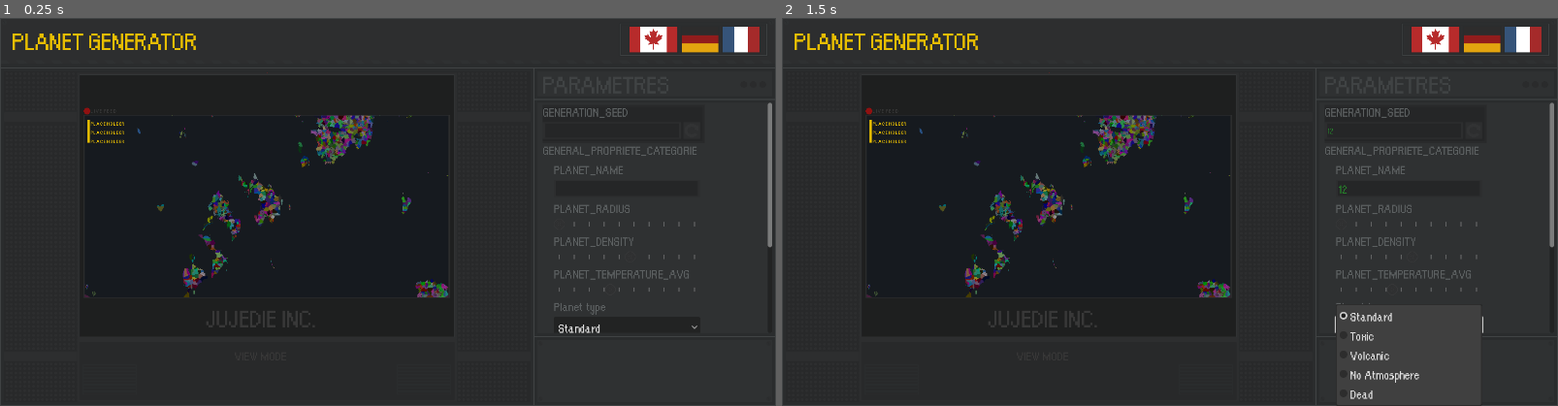
Above: before the commit, frames 1-2 (left to right).
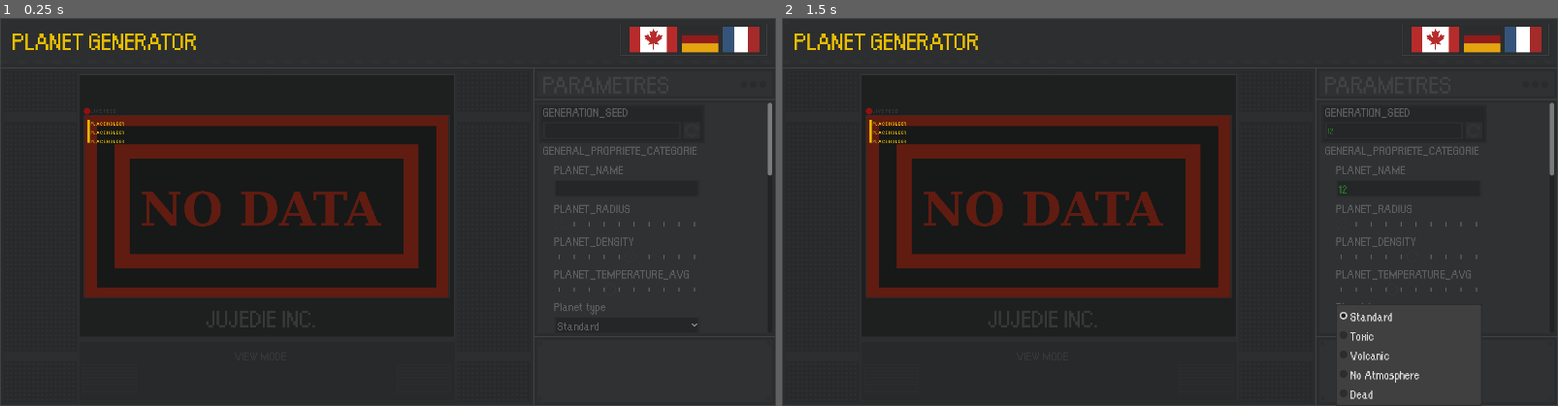
Above: after the commit, the same moments.

Repository: Jujedie/PlanetGenerator
Game: Godot game, scene res://data/scn/master.tscn
Same seed, same stepped clock (60 frames per second), same inputs: the game is played once before the commit and once after it.
Inputs (mouse positions are in pixels of both pictures, inside the frame that each line leads up to):
- Up to frame 1 (0.25 s): no input
- Up to frame 2 (1.5 s): click (1395, 130) at 0.52 s; type "12" at 0.6 s; click (1410, 188) at 0.75 s; type "12" at 0.83 s; click "Standard" at 1.25 s

The runs differ from the first frame. In frame 1, 9.9% of the frame differs, in the area x 10-100%, y 25-82%; in frame 2, 9.9%.

Commit message:
fix(ui): Mise à jour de la configuration de rendu et ajout de nouveaux éléments d'interface

Diff:
--- a/data/scn/master.tscn
+++ b/data/scn/master.tscn
@@ -21,6 +21,7 @@
 [ext_resource type="FontFile" uid="uid://bkpe48sacfdbi" path="res://data/font/orange kid.ttf" id="14_dfspw"]
 [ext_resource type="Texture2D" uid="uid://3xmyxgyqhqae" path="res://data/img/UI/Flags/deu_hover.png" id="14_i1wak"]
 [ext_resource type="Texture2D" uid="uid://cbi0bj0w3fdda" path="res://data/img/UI/Flags/fra.png" id="15_1512y"]
+[ext_resource type="Texture2D" uid="uid://dbpq1h24f5bf3" path="res://data/img/UI/line_edit_seed.png" id="15_dbnah"]
 [ext_resource type="Texture2D" uid="uid://dq0lw824bn78y" path="res://data/img/UI/Flags/fra_pressed.png" id="16_dg1b0"]
 [ext_resource type="Texture2D" uid="uid://ba6s45bsvkr1w" path="res://data/img/UI/Flags/fra_hover.png" id="17_svf8o"]
 
@@ -35,6 +36,10 @@
 [sub_resource type="Theme" id="Theme_dbnah"]
 default_font = ExtResource("14_dfspw")
 default_font_size = 25
+
+[sub_resource type="StyleBoxTexture" id="StyleBoxTexture_hvy7f"]
+content_margin_left = 6.0
+texture = ExtResource("15_dbnah")
 
 [node name="Master" type="Node2D"]
 metadata/_edit_lock_ = true
@@ -157,21 +162,21 @@
 offset_bottom = 660.75714
 metadata/_edit_lock_ = true
 
-[node name="Control" type="Control" parent="ImageFrame/Control General"]
+[node name="Control" type="MarginContainer" parent="ImageFrame/Control General"]
 clip_contents = true
 layout_mode = 1
+anchors_preset = -1
 anchor_right = 0.0050000004
 anchor_bottom = 0.009000001
-offset_left = 979.12164
+offset_left = 969.0425
 offset_top = 153.34773
 offset_right = 1386.1014
 offset_bottom = 562.4738
+theme_override_constants/margin_left = 10
 
 [node name="SC Parameters" type="ScrollContainer" parent="ImageFrame/Control General/Control"]
 clip_contents = false
-layout_mode = 0
-offset_right = 413.96686
-offset_bottom = 415.40677
+layout_mode = 2
 metadata/_edit_lock_ = true
 
 [node name="Parameters_tree" type="VBoxContainer" parent="ImageFrame/Control General/Control/SC Parameters"]
@@ -352,6 +357,18 @@
 [node name="LineEdit" type="OptionButton" parent="ImageFrame/Control General/Control/SC Parameters/Parameters_tree/General_Categorie/MarginContainer/Parameters/Planet_Type_Param"]
 layout_mode = 2
 theme = SubResource("Theme_dbnah")
+theme_override_colors/font_color = Color(0.36078432, 0.3764706, 0.38039216, 1)
+theme_override_styles/normal = SubResource("StyleBoxTexture_hvy7f")
+theme_override_styles/normal_mirrored = SubResource("StyleBoxTexture_hvy7f")
+theme_override_styles/pressed = SubResource("StyleBoxTexture_hvy7f")
+theme_override_styles/pressed_mirrored = SubResource("StyleBoxTexture_hvy7f")
+theme_override_styles/hover = SubResource("StyleBoxTexture_hvy7f")
+theme_override_styles/hover_mirrored = SubResource("StyleBoxTexture_hvy7f")
+theme_override_styles/hover_pressed = SubResource("StyleBoxTexture_hvy7f")
+theme_override_styles/hover_pressed_mirrored = SubResource("StyleBoxTexture_hvy7f")
+theme_override_styles/disabled = SubResource("StyleBoxTexture_hvy7f")
+theme_override_styles/disabled_mirrored = SubResource("StyleBoxTexture_hvy7f")
+theme_override_styles/focus = SubResource("StyleBoxTexture_hvy7f")
 selected = 0
 item_count = 5
 popup/item_0/text = "TYPE_DEFAUT"
@@ -365,18 +382,340 @@
 popup/item_4/text = "TYPE_MORTE"
 popup/item_4/id = 4
 
-[node name="Erosion_Tectonic_categorie" type="Label" parent="ImageFrame/Control General/Control/SC Parameters/Parameters_tree"]
-layout_mode = 2
-theme = ExtResource("5_e2i44")
+[node name="VBoxContainer" type="VBoxContainer" parent="ImageFrame/Control General/Control/SC Parameters/Parameters_tree"]
+layout_mode = 2
+
+[node name="Erosion_Tectonic_categorie" type="Label" parent="ImageFrame/Control General/Control/SC Parameters/Parameters_tree/VBoxContainer"]
+layout_mode = 2
+theme = ExtResource("5_e2i44")
+theme_override_colors/font_color = Color(0.36078432, 0.3764706, 0.38039216, 1)
 theme_override_font_sizes/font_size = 25
 text = "EROSION_TECTONIQUE_CATEGORIE"
 metadata/_edit_lock_ = true
 
-[node name="Erosion_Tectonic_parameters" type="VBoxContainer" parent="ImageFrame/Control General/Control/SC Parameters/Parameters_tree/Erosion_Tectonic_categorie"]
-layout_mode = 0
-offset_right = 40.0
-offset_bottom = 40.0
-metadata/_edit_lock_ = true
+[node name="MarginContainer" type="MarginContainer" parent="ImageFrame/Control General/Control/SC Parameters/Parameters_tree/VBoxContainer"]
+layout_mode = 2
+theme_override_constants/margin_left = 20
+
+[node name="Erosion_Tectonic_parameters" type="VBoxContainer" parent="ImageFrame/Control General/Control/SC Parameters/Parameters_tree/VBoxContainer/MarginContainer"]
+layout_mode = 2
+metadata/_edit_lock_ = true
+
+[node name="Terrain_Scale_Param" type="VBoxContainer" parent="ImageFrame/Control General/Control/SC Parameters/Parameters_tree/VBoxContainer/MarginContainer/Erosion_Tectonic_parameters"]
+layout_mode = 2
+
+[node name="Label" type="Label" parent="ImageFrame/Control General/Control/SC Parameters/Parameters_tree/VBoxContainer/MarginContainer/Erosion_Tectonic_parameters/Terrain_Scale_Param"]
+layout_mode = 2
+theme = ExtResource("5_e2i44")
+theme_override_colors/font_color = Color(0.36078432, 0.3764706, 0.38039216, 1)
+theme_override_font_sizes/font_size = 25
+text = "TERRAIN_SCALE"
+
+[node name="LineEdit" type="HSlider" parent="ImageFrame/Control General/Control/SC Parameters/Parameters_tree/VBoxContainer/MarginContainer/Erosion_Tectonic_parameters/Terrain_Scale_Param"]
+layout_mode = 2
+theme_override_icons/grabber = ExtResource("10_gg1ai")
+theme_override_icons/grabber_highlight = ExtResource("11_lb8ov")
+theme_override_icons/grabber_disabled = ExtResource("11_lb8ov")
+theme_override_styles/slider = ExtResource("12_g0s8p")
+theme_override_styles/grabber_area = ExtResource("12_g0s8p")
+theme_override_styles/grabber_area_highlight = ExtResource("13_dfspw")
+max_value = 10000.0
+step = 50.0
+value = 150.0
+allow_greater = true
+tick_count = 10
+ticks_on_borders = true
+ticks_position = 3
+
+[node name="Erosions_Iterations_Param" type="VBoxContainer" parent="ImageFrame/Control General/Control/SC Parameters/Parameters_tree/VBoxContainer/MarginContainer/Erosion_Tectonic_parameters"]
+layout_mode = 2
+
+[node name="Label" type="Label" parent="ImageFrame/Control General/Control/SC Parameters/Parameters_tree/VBoxContainer/MarginContainer/Erosion_Tectonic_parameters/Erosions_Iterations_Param"]
+layout_mode = 2
+theme = ExtResource("5_e2i44")
+theme_override_colors/font_color = Color(0.36078432, 0.3764706, 0.38039216, 1)
+theme_override_font_sizes/font_size = 25
+text = "EROSION_ITERATIONS"
+
+[node name="LineEdit" type="HSlider" parent="ImageFrame/Control General/Control/SC Parameters/Parameters_tree/VBoxContainer/MarginContainer/Erosion_Tectonic_parameters/Erosions_Iterations_Param"]
+layout_mode = 2
+theme_override_icons/grabber = ExtResource("10_gg1ai")
+theme_override_icons/grabber_highlight = ExtResource("11_lb8ov")
+theme_override_icons/grabber_disabled = ExtResource("11_lb8ov")
+theme_override_styles/slider = ExtResource("12_g0s8p")
+theme_override_styles/grabber_area = ExtResource("12_g0s8p")
+theme_override_styles/grabber_area_highlight = ExtResource("13_dfspw")
+min_value = 1.0
+max_value = 5000.0
+value = 100.0
+allow_greater = true
+tick_count = 10
+ticks_on_borders = true
+ticks_position = 3
+
+[node name="Erosion_Rate_Param" type="VBoxContainer" parent="ImageFrame/Control General/Control/SC Parameters/Parameters_tree/VBoxContainer/MarginContainer/Erosion_Tectonic_parameters"]
+layout_mode = 2
+
+[node name="Label" type="Label" parent="ImageFrame/Control General/Control/SC Parameters/Parameters_tree/VBoxContainer/MarginContainer/Erosion_Tectonic_parameters/Erosion_Rate_Param"]
+layout_mode = 2
+theme = ExtResource("5_e2i44")
+theme_override_colors/font_color = Color(0.36078432, 0.3764706, 0.38039216, 1)
+theme_override_font_sizes/font_size = 25
+text = "EROSION_RATE"
+
+[node name="LineEdit" type="HSlider" parent="ImageFrame/Control General/Control/SC Parameters/Parameters_tree/VBoxContainer/MarginContainer/Erosion_Tectonic_parameters/Erosion_Rate_Param"]
+layout_mode = 2
+theme_override_icons/grabber = ExtResource("10_gg1ai")
+theme_override_icons/grabber_highlight = ExtResource("11_lb8ov")
+theme_override_icons/grabber_disabled = ExtResource("11_lb8ov")
+theme_override_styles/slider = ExtResource("12_g0s8p")
+theme_override_styles/grabber_area = ExtResource("12_g0s8p")
+theme_override_styles/grabber_area_highlight = ExtResource("13_dfspw")
+min_value = 0.01
+max_value = 1.0
+step = 0.01
+value = 0.05
+allow_greater = true
+tick_count = 10
+ticks_on_borders = true
+ticks_position = 3
+
+[node name="Rain_Rate_Param" type="VBoxContainer" parent="ImageFrame/Control General/Control/SC Parameters/Parameters_tree/VBoxContainer/MarginContainer/Erosion_Tectonic_parameters"]
+layout_mode = 2
+
+[node name="Label" type="Label" parent="ImageFrame/Control General/Control/SC Parameters/Parameters_tree/VBoxContainer/MarginContainer/Erosion_Tectonic_parameters/Rain_Rate_Param"]
+layout_mode = 2
+theme = ExtResource("5_e2i44")
+theme_override_colors/font_color = Color(0.36078432, 0.3764706, 0.38039216, 1)
+theme_override_font_sizes/font_size = 25
+text = "RAIN_RATE"
+
+[node name="LineEdit" type="HSlider" parent="ImageFrame/Control General/Control/SC Parameters/Parameters_tree/VBoxContainer/MarginContainer/Erosion_Tectonic_parameters/Rain_Rate_Param"]
+layout_mode = 2
+theme_override_icons/grabber = ExtResource("10_gg1ai")
+theme_override_icons/grabber_highlight = ExtResource("11_lb8ov")
+theme_override_icons/grabber_disabled = ExtResource("11_lb8ov")
+theme_override_styles/slider = ExtResource("12_g0s8p")
+theme_override_styles/grabber_area = ExtResource("12_g0s8p")
+theme_override_styles/grabber_area_highlight = ExtResource("13_dfspw")
+min_value = 0.001
+max_value = 1.0
+step = 0.001
+value = 0.005
+allow_greater = true
+tick_count = 10
+ticks_on_borders = true
+ticks_position = 3
+
+[node name="Evap_Rate_Param" type="VBoxContainer" parent="ImageFrame/Control General/Control/SC Parameters/Parameters_tree/VBoxContainer/MarginContainer/Erosion_Tectonic_parameters"]
+layout_mode = 2
+
+[node name="Label" type="Label" parent="ImageFrame/Control General/Control/SC Parameters/Parameters_tree/VBoxContainer/MarginContainer/Erosion_Tectonic_parameters/Evap_Rate_Param"]
+layout_mode = 2
+theme = ExtResource("5_e2i44")
+theme_override_colors/font_color = Color(0.36078432, 0.3764706, 0.38039216, 1)
+theme_override_font_sizes/font_size = 25
+text = "EVAP_RATE"
+
+[node name="LineEdit" type="HSlider" parent="ImageFrame/Control General/Control/SC Parameters/Parameters_tree/VBoxContainer/MarginContainer/Erosion_Tectonic_parameters/Evap_Rate_Param"]
+layout_mode = 2
+theme_override_icons/grabber = ExtResource("10_gg1ai")
+theme_override_icons/grabber_highlight = ExtResource("11_lb8ov")
+theme_override_icons/grabber_disabled = ExtResource("11_lb8ov")
+theme_override_styles/slider = ExtResource("12_g0s8p")
+theme_override_styles/grabber_area = ExtResource("12_g0s8p")
+theme_override_styles/grabber_area_highlight = ExtResource("13_dfspw")
+min_value = 0.01
+max_value = 1.0
+step = 0.01
+value = 0.02
+allow_greater = true
+tick_count = 10
+ticks_on_borders = true
+ticks_position = 3
+
+[node name="Flow_Rate_Param" type="VBoxContainer" parent="ImageFrame/Control General/Control/SC Parameters/Parameters_tree/VBoxContainer/MarginContainer/Erosion_Tectonic_parameters"]
+layout_mode = 2
+
+[node name="Label" type="Label" parent="ImageFrame/Control General/Control/SC Parameters/Parameters_tree/VBoxContainer/MarginContainer/Erosion_Tectonic_parameters/Flow_Rate_Param"]
+layout_mode = 2
+theme = ExtResource("5_e2i44")
+theme_override_colors/font_color = Color(0.36078432, 0.3764706, 0.38039216, 1)
+theme_override_font_sizes/font_size = 25
+text = "FLOW_RATE"
+
+[node name="LineEdit" type="HSlider" parent="ImageFrame/Control General/Control/SC Parameters/Parameters_tree/VBoxContainer/MarginContainer/Erosion_Tectonic_parameters/Flow_Rate_Param"]
+layout_mode = 2
+theme_override_icons/grabber = ExtResource("10_gg1ai")
+theme_override_icons/grabber_highlight = ExtResource("11_lb8ov")
+theme_override_icons/grabber_disabled = ExtResource("11_lb8ov")
+theme_override_styles/slider = ExtResource("12_g0s8p")
+theme_override_styles/grabber_area = ExtResource("12_g0s8p")
+theme_override_styles/grabber_area_highlight = ExtResource("13_dfspw")
+min_value = 0.01
+max_value = 1.0
+step = 0.01
+value = 0.25
+allow_greater = true
+tick_count = 10
+ticks_on_borders = true
+ticks_position = 3
+
+[node name="Deposition_Rate_Param" type="VBoxContainer" parent="ImageFrame/Control General/Control/SC Parameters/Parameters_tree/VBoxContainer/MarginContainer/Erosion_Tectonic_parameters"]
+layout_mode = 2
+
+[node name="Label" type="Label" parent="ImageFrame/Control General/Control/SC Parameters/Parameters_tree/VBoxContainer/MarginContainer/Erosion_Tectonic_parameters/Deposition_Rate_Param"]
+layout_mode = 2
+theme = ExtResource("5_e2i44")
+theme_override_colors/font_color = Color(0.36078432, 0.3764706, 0.38039216, 1)
+theme_override_font_sizes/font_size = 25
+text = "DEPOSITION_RATE"
+
+[node name="LineEdit" type="HSlider" parent="ImageFrame/Control General/Control/SC Parameters/Parameters_tree/VBoxContainer/MarginContainer/Erosion_Tectonic_parameters/Deposition_Rate_Param"]
+layout_mode = 2
+theme_override_icons/grabber = ExtResource("10_gg1ai")
+theme_override_icons/grabber_highlight = ExtResource("11_lb8ov")
+theme_override_icons/grabber_disabled = ExtResource("11_lb8ov")
+theme_override_styles/slider = ExtResource("12_g0s8p")
+theme_override_styles/grabber_area = ExtResource("12_g0s8p")
+theme_override_styles/grabber_area_highlight = ExtResource("13_dfspw")
+min_value = 0.01
+max_value = 1.0
+step = 0.01
+value = 0.05
+allow_greater = true
+tick_count = 10
+ticks_on_borders = true
+ticks_position = 3
+
+[node name="Capacity_Multiplier_Param" type="VBoxContainer" parent="ImageFrame/Control General/Control/SC Parameters/Parameters_tree/VBoxContainer/MarginContainer/Erosion_Tectonic_parameters"]
+layout_mode = 2
+
+[node name="Label" type="Label" parent="ImageFrame/Control General/Control/SC Parameters/Parameters_tree/VBoxContainer/MarginContainer/Erosion_Tectonic_parameters/Capacity_Multiplier_Param"]
+layout_mode = 2
+theme = ExtResource("5_e2i44")
+theme_override_colors/font_color = Color(0.36078432, 0.3764706, 0.38039216, 1)
+theme_override_font_sizes/font_size = 25
+text = "CAPACITY_MULTIPLIER"
+
+[node name="LineEdit" type="HSlider" parent="ImageFrame/Control General/Control/SC Parameters/Parameters_tree/VBoxContainer/MarginContainer/Erosion_Tectonic_parameters/Capacity_Multiplier_Param"]
+layout_mode = 2
+theme_override_icons/grabber = ExtResource("10_gg1ai")
+theme_override_icons/grabber_highlight = ExtResource("11_lb8ov")
+theme_override_icons/grabber_disabled = ExtResource("11_lb8ov")
+theme_override_styles/slider = ExtResource("12_g0s8p")
+theme_override_styles/grabber_area = ExtResource("12_g0s8p")
+theme_override_styles/grabber_area_highlight = ExtResource("13_dfspw")
+min_value = 0.5
+max_value = 10.0
+step = 0.5
+value = 1.0
+allow_greater = true
+tick_count = 10
+ticks_on_borders = true
+ticks_position = 3
+
+[node name="Flux_Iterations_Param" type="VBoxContainer" parent="ImageFrame/Control General/Control/SC Parameters/Parameters_tree/VBoxContainer/MarginContainer/Erosion_Tectonic_parameters"]
+layout_mode = 2
+
+[node name="Label" type="Label" parent="ImageFrame/Control General/Control/SC Parameters/Parameters_tree/VBoxContainer/MarginContainer/Erosion_Tectonic_parameters/Flux_Iterations_Param"]
+layout_mode = 2
+theme = ExtResource("5_e2i44")
+theme_override_colors/font_color = Color(0.36078432, 0.3764706, 0.38039216, 1)
+theme_override_font_sizes/font_size = 25
+text = "FLUX_ITERATIONS"
+
+[node name="LineEdit" type="HSlider" parent="ImageFrame/Control General/Control/SC Parameters/Parameters_tree/VBoxContainer/MarginContainer/Erosion_Tectonic_parameters/Flux_Iterations_Param"]
+layout_mode = 2
+theme_override_icons/grabber = ExtResource("10_gg1ai")
+theme_override_icons/grabber_highlight = ExtResource("11_lb8ov")
+theme_override_icons/grabber_disabled = ExtResource("11_lb8ov")
+theme_override_styles/slider = ExtResource("12_g0s8p")
+theme_override_styles/grabber_area = ExtResource("12_g0s8p")
+theme_override_styles/grabber_area_highlight = ExtResource("13_dfspw")
+min_value = 10.0
+step = 10.0
+value = 10.0
+allow_greater = true
+tick_count = 10
+ticks_on_borders = true
+ticks_position = 3
+
+[node name="Base_Flux_Param" type="VBoxContainer" parent="ImageFrame/Control General/Control/SC Parameters/Parameters_tree/VBoxContainer/MarginContainer/Erosion_Tectonic_parameters"]
+layout_mode = 2
+
+[node name="Label" type="Label" parent="ImageFrame/Control General/Control/SC Parameters/Parameters_tree/VBoxContainer/MarginContainer/Erosion_Tectonic_parameters/Base_Flux_Param"]
+layout_mode = 2
+theme = ExtResource("5_e2i44")
+theme_override_colors/font_color = Color(0.36078432, 0.3764706, 0.38039216, 1)
+theme_override_font_sizes/font_size = 25
+text = "BASE_FLUX"
+
+[node name="LineEdit" type="HSlider" parent="ImageFrame/Control General/Control/SC Parameters/Parameters_tree/VBoxContainer/MarginContainer/Erosion_Tectonic_parameters/Base_Flux_Param"]
+layout_mode = 2
+theme_override_icons/grabber = ExtResource("10_gg1ai")
+theme_override_icons/grabber_highlight = ExtResource("11_lb8ov")
+theme_override_icons/grabber_disabled = ExtResource("11_lb8ov")
+theme_override_styles/slider = ExtResource("12_g0s8p")
+theme_override_styles/grabber_area = ExtResource("12_g0s8p")
+theme_override_styles/grabber_area_highlight = ExtResource("13_dfspw")
+min_value = 1.0
+max_value = 5000.0
+value = 100.0
+allow_greater = true
+tick_count = 10
+ticks_on_borders = true
+ticks_position = 3
+
+[node name="_Param2" type="VBoxContainer" parent="ImageFrame/Control General/Control/SC Parameters/Parameters_tree/VBoxContainer/MarginContainer/Erosion_Tectonic_parameters"]
+layout_mode = 2
+
+[node name="Label" type="Label" parent="ImageFrame/Control General/Control/SC Parameters/Parameters_tree/VBoxContainer/MarginContainer/Erosion_Tectonic_parameters/_Param2"]
+layout_mode = 2
+theme = ExtResource("5_e2i44")
+theme_override_colors/font_color = Color(0.36078432, 0.3764706, 0.38039216, 1)
+theme_override_font_sizes/font_size = 25
+
+[node name="LineEdit" type="HSlider" parent="ImageFrame/Control General/Control/SC Parameters/Parameters_tree/VBoxContainer/MarginContainer/Erosion_Tectonic_parameters/_Param2"]
+layout_mode = 2
+theme_override_icons/grabber = ExtResource("10_gg1ai")
+theme_override_icons/grabber_highlight = ExtResource("11_lb8ov")
+theme_override_icons/grabber_disabled = ExtResource("11_lb8ov")
+theme_override_styles/slider = ExtResource("12_g0s8p")
+theme_override_styles/grabber_area = ExtResource("12_g0s8p")
+theme_override_styles/grabber_area_highlight = ExtResource("13_dfspw")
+min_value = 1.0
+max_value = 5000.0
+value = 100.0
+allow_greater = true
+tick_count = 10
+ticks_on_borders = true
+ticks_position = 3
+
+[node name="_Param3" type="VBoxContainer" parent="ImageFrame/Control General/Control/SC Parameters/Parameters_tree/VBoxContainer/MarginContainer/Erosion_Tectonic_parameters"]
+layout_mode = 2
+
+[node name="Label" type="Label" parent="ImageFrame/Control General/Control/SC Parameters/Parameters_tree/VBoxContainer/MarginContainer/Erosion_Tectonic_parameters/_Param3"]
+layout_mode = 2
+theme = ExtResource("5_e2i44")
+theme_override_colors/font_color = Color(0.36078432, 0.3764706, 0.38039216, 1)
+theme_override_font_sizes/font_size = 25
+
+[node name="LineEdit" type="HSlider" parent="ImageFrame/Control General/Control/SC Parameters/Parameters_tree/VBoxContainer/MarginContainer/Erosion_Tectonic_parameters/_Param3"]
+layout_mode = 2
+theme_override_icons/grabber = ExtResource("10_gg1ai")
+theme_override_icons/grabber_highlight = ExtResource("11_lb8ov")
+theme_override_icons/grabber_disabled = ExtResource("11_lb8ov")
+theme_override_styles/slider = ExtResource("12_g0s8p")
+theme_override_styles/grabber_area = ExtResource("12_g0s8p")
+theme_override_styles/grabber_area_highlight = ExtResource("13_dfspw")
+min_value = 1.0
+max_value = 5000.0
+value = 100.0
+allow_greater = true
+tick_count = 10
+ticks_on_borders = true
+ticks_position = 3
 
 [node name="Crater_categorie" type="Label" parent="ImageFrame/Control General/Control/SC Parameters/Parameters_tree"]
 layout_mode = 2
--- a/project.godot
+++ b/project.godot
@@ -37,7 +37,7 @@
 window/size/viewport_width=1400
 window/size/viewport_height=700
 window/size/maximize_disabled=true
-window/stretch/mode="viewport"
+window/stretch/mode="canvas_items"
 window/stretch/aspect="expand"
 window/stretch/scale_mode="integer"
 
--- a/src/scenes/master.gd
+++ b/src/scenes/master.gd
@@ -129,9 +129,9 @@
 		"planet_type"       : typePlanete, # 0: Earth-like, 1: Thin, 2: Thick
 		"resolution"        : Vector2i(circonference, circonference / 2),
 		"avg_temperature"   : $Node2D/Control/sldTemperatureMoyenne.value,
+
+		# Erosion and tectonics
 		"terrain_scale"     : $Node2D/Control/sldElevation.value, # 0
-
-		# Erosion and tectonics
 		"erosion_iterations" : $Node2D/Control/sldErosionIterations.value, # 100
 		"erosion_rate"       : $Node2D/Control/sldErosionRate.value, # 0.05
 		"rain_rate"          : $Node2D/Control/sldRainRate.value, # 0.005
Binary file changed: data/img/region_map.png
Not shown: 1 places in data/scn/master.tscn that only renumber resources
